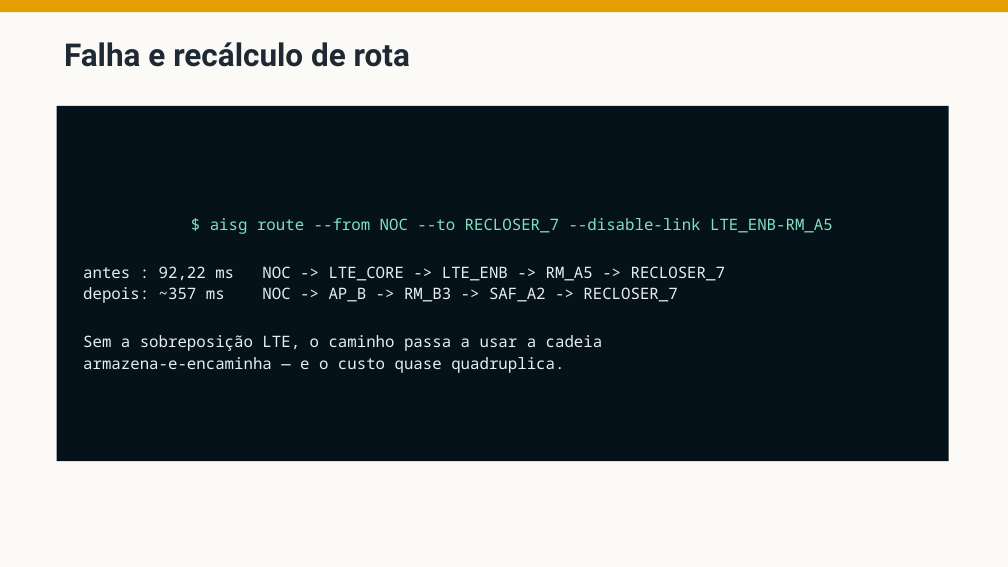
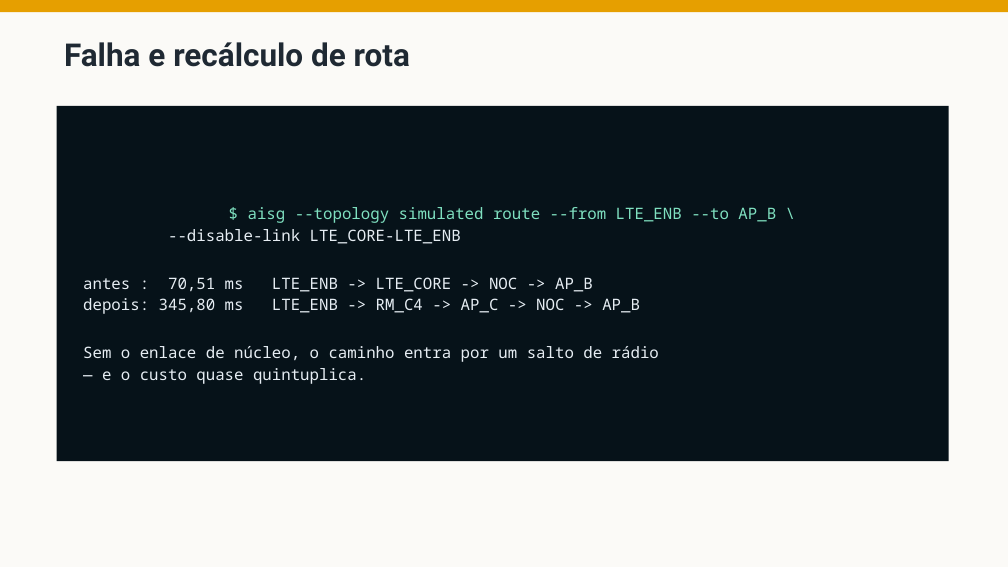
Before and after one commit to fsd-dantas/ai4systems, a slide deck: slide 48 of docs/presentation/ai-for-smartgrids-apresentacao.pptx (slide 47 before the commit). Drawn at 1008x567 pixels with LibreOffice and Linux fonts; fonts in the diff are those of the drawing. Boxes give left, top, right and bottom in pixels: in the first picture for what was removed or moved away, otherwise in the second. Text is boxed around its words. In the diff, an @@ line names an element or a change of style, - is before the commit and + after.

Commit message:
Rebuild the deck around the simulated scenario
Every scenario-specific slide now presents the ns-3 scenario rather than the
field network: the domain figure, the thirteen variables in three levels, the
rule examples, both live demonstrations, the eight commandable cases, the STRIPS
operator, the operator table, the GPS trace, and the whole of topic 3. No
reference to weather, rain fade, crew dispatch or the old node names survives.

The machine-learning argument had to change rather than be restated, and the new
version is stronger. In a simulator the labels are free: the operator commands
the condition and can repeat the run. The objection is no longer missing labels
but what a model would learn from them - the simulated MAC is CSMA-CA while the
real radio uses the manufacturer's, so a classifier trained on simulated labels
learns the model's signature with no evidence it transfers. The field base
remains as the case where no label exists at all.

Topic 3 gains a better example than it had. On LTE_ENB to AP_B breadth-first
finds two hops costing 381.46 ms while A* finds three costing 70.51: the optimal
path has MORE hops. Nothing demonstrates that hops are not cost more directly.

Aggregate savings are now reported over ordered pairs and say so - 272 and 870 -
because the count halves under the other reading and the question will be asked.
The scaling claim is narrowed to what two graphs can support.

Adds a KPI primer before the KPI slide. The audience is not all network
engineers, and without it the following twenty minutes are vocabulary. It carries
one analogy throughout, and makes the point that loss and delay are consequences
which say something is wrong but never what.

```diff
--- a/docs/presentation/ai-for-smartgrids-apresentacao.pptx
+++ b/docs/presentation/ai-for-smartgrids-apresentacao.pptx
@@ text in rectangle at [83, 207, 776, 384]: text changed @@
-$ aisg route --from NOC --to RECLOSER_7 --disable-link LTE_ENB-RM_A5
-antes : 92,22 ms NOC -> LTE_CORE -> LTE_ENB -> RM_A5 -> RECLOSER_7
-depois: ~357 ms NOC -> AP_B -> RM_B3 -> SAF_A2 -> RECLOSER_7
-Sem a sobreposição LTE, o caminho passa a usar a cadeia
-armazena-e-encaminha — e o custo quase quadruplica.
+$ aisg --topology simulated route --from LTE_ENB --to AP_B \
+--disable-link LTE_CORE-LTE_ENB
+antes : 70,51 ms LTE_ENB -> LTE_CORE -> NOC -> AP_B
+depois: 345,80 ms LTE_ENB -> RM_C4 -> AP_C -> NOC -> AP_B
+Sem o enlace de núcleo, o caminho entra por um salto de rádio
+— e o custo quase quintuplica.
```
Also in this commit, not shown: 19 other slides changed, 1 slide added, 2 other files.
